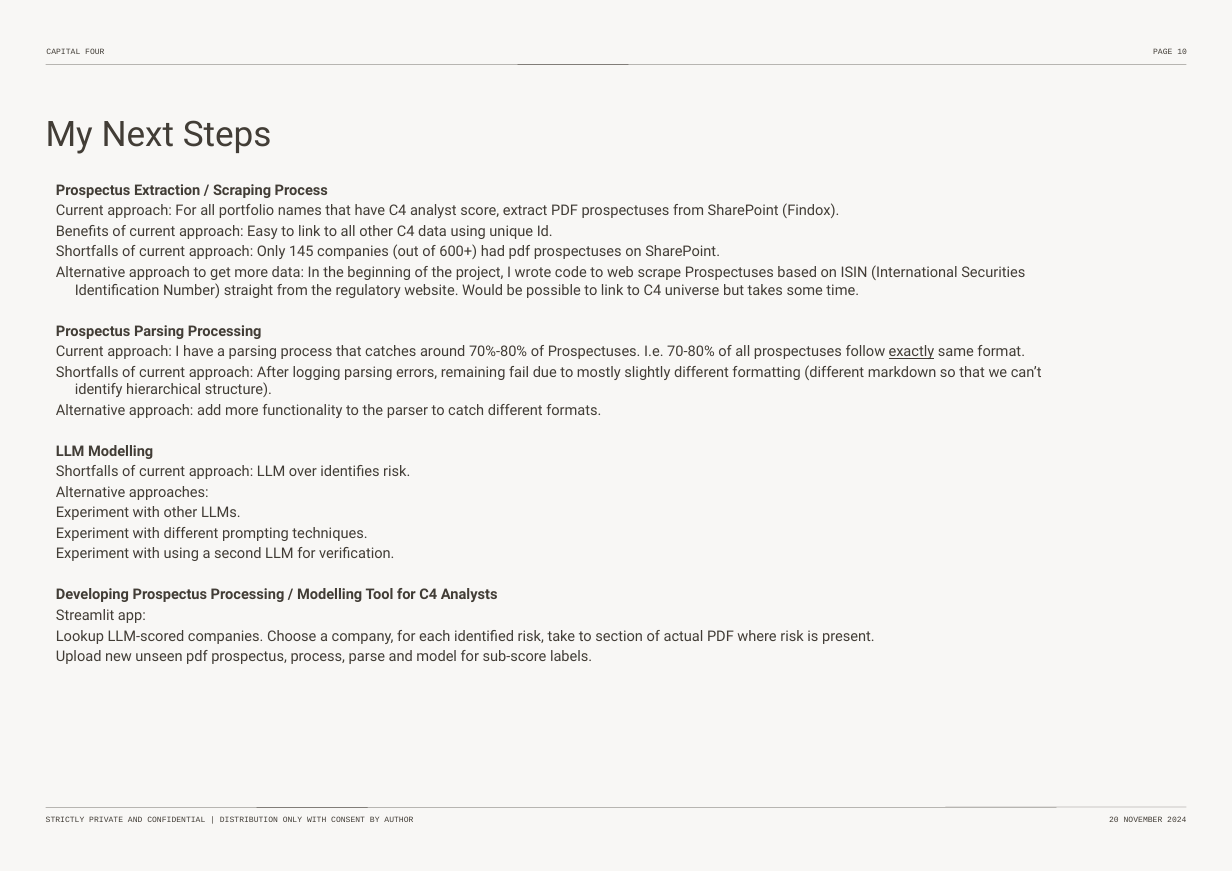
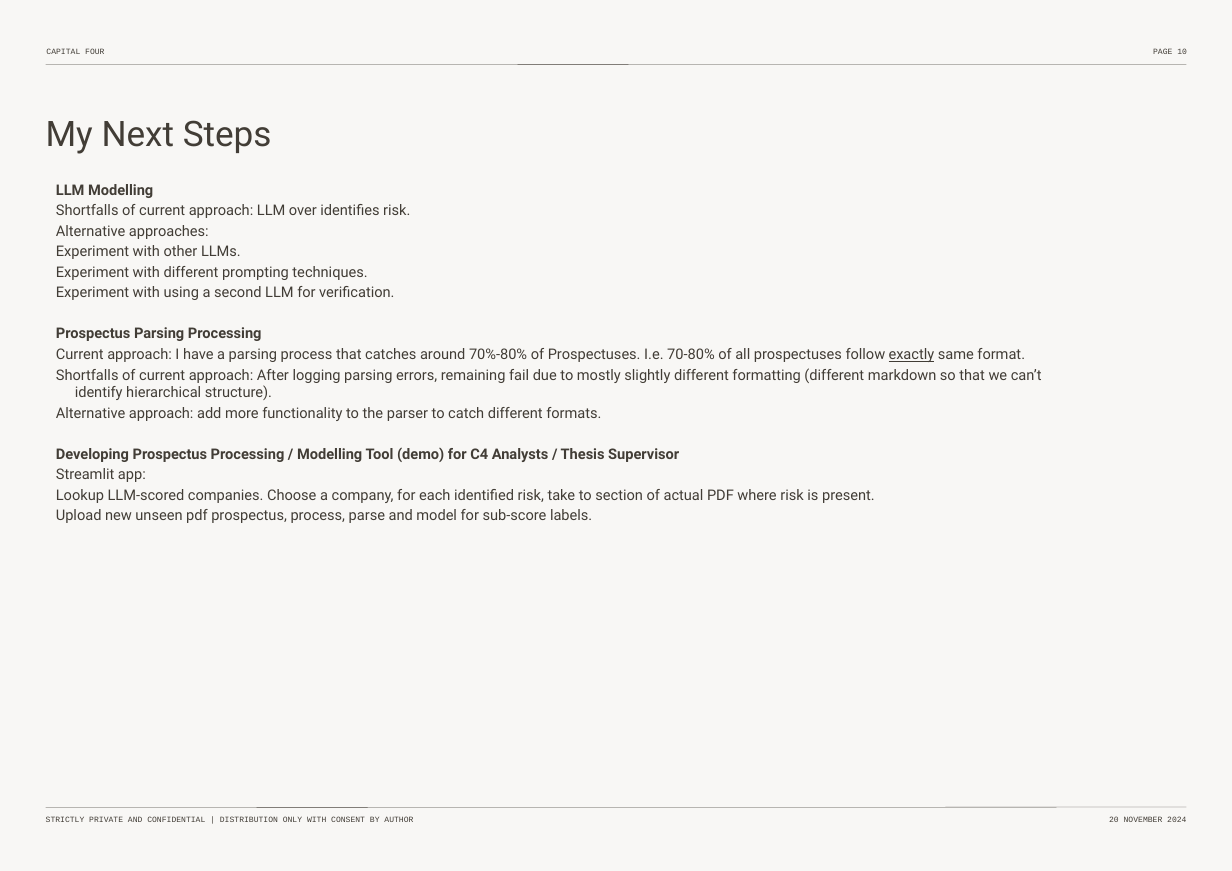
Before and after one commit to pierrehogenhaug/mester, a slide deck: slide 11 of _non_code_env_related/non_code_material/meeting_material/Thesis-Intro-Nov-2024.pptx. Drawn at 1232x871 pixels with LibreOffice and Linux fonts; fonts in the diff are those of the drawing. Boxes give left, top, right and bottom in pixels: in the first picture for what was removed or moved away, otherwise in the second. Text is boxed around its words. In the diff, an @@ line names an element or a change of style, - is before the commit and + after.

```diff
--- a/_non_code_env_related/non_code_material/meeting_material/Thesis-Intro-Nov-2024.pptx
+++ b/_non_code_env_related/non_code_material/meeting_material/Thesis-Intro-Nov-2024.pptx
@@ text at bbox=[56, 184, 1042, 418]: paragraphs removed @@
-Prospectus Extraction / Scraping Process
-Current approach: For all portfolio names that have C4 analyst score, extract PDF prospectuses from SharePoint (Findox).
-Benefits of current approach: Easy to link to all other C4 data using unique Id.
-Shortfalls of current approach: Only 145 companies (out of 600+) had pdf prospectuses on SharePoint.
-Alternative approach to get more data: In the beginning of the project, I wrote code to web scrape Prospectuses based on ISIN (International Securities Identification Number) straight from the regulatory website. Would be possible to link to C4 universe but takes some time.
-Prospectus Parsing Processing
-Current approach: I have a parsing process that catches around 70%-80% of Prospectuses. I.e. 70-80% of all prospectuses follow exactly same format.
-Shortfalls of current approach: After logging parsing errors, remaining fail due to mostly slightly different formatting (different markdown so that we can’t identify hierarchical structure).
-Alternative approach: add more functionality to the parser to catch different formats.
@@ text at bbox=[56, 327, 1042, 462]: text changed; bold off @@
-Developing Prospectus Processing / Modelling Tool for C4 Analysts
+Prospectus Parsing Processing
+Current approach: I have a parsing process that catches around 70%-80% of Prospectuses. I.e. 70-80% of all prospectuses follow exactly same format.
+Shortfalls of current approach: After logging parsing errors, remaining fail due to mostly slightly different formatting (different markdown so that we can’t identify hierarchical structure).
+Alternative approach: add more functionality to the parser to catch different formats.
+Developing Prospectus Processing / Modelling Tool (demo) for C4 Analysts / Thesis Supervisor
```
Also in this commit, not shown: 7 other slides changed.
